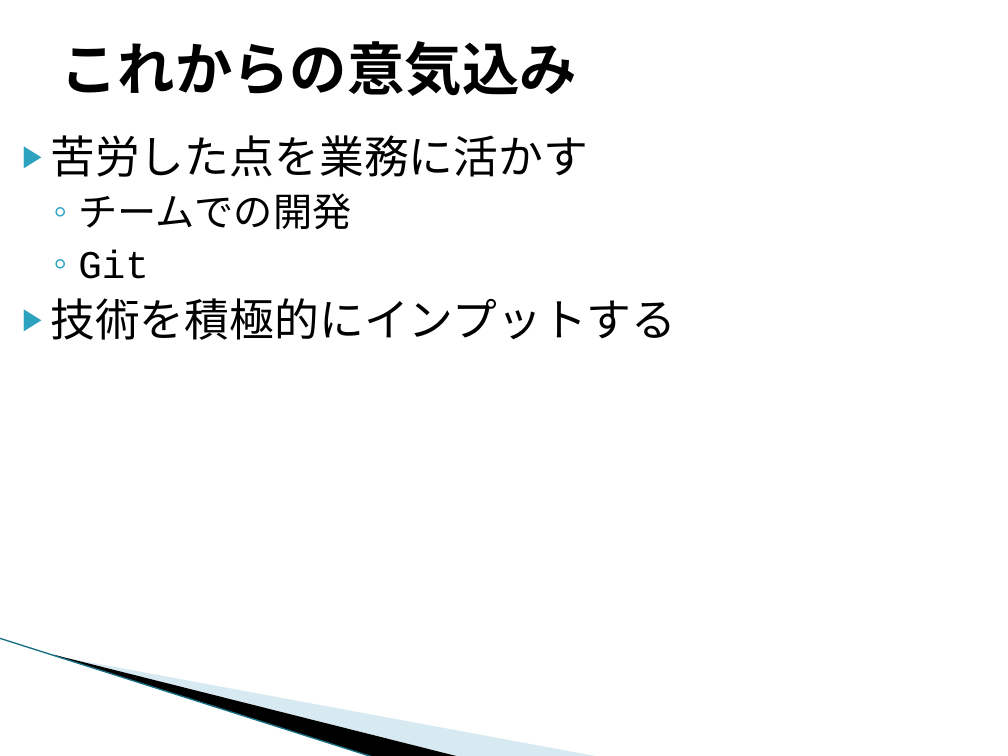
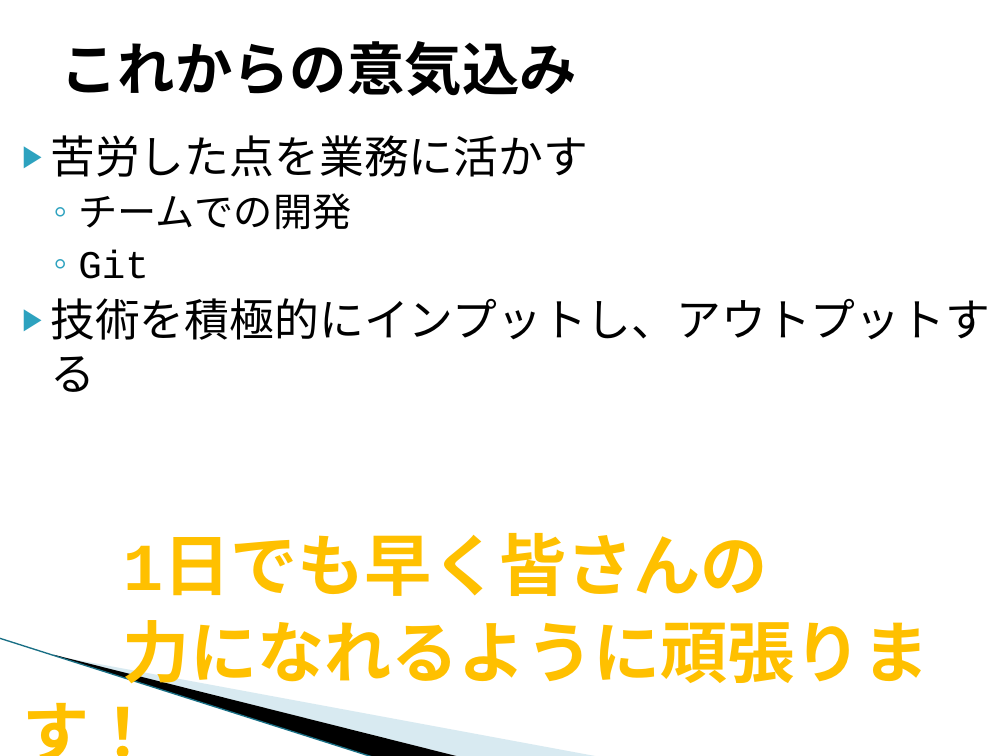
Before and after one commit to java201710/java, a slide deck: slide 5 of 99_チーム内打合せ用（総合演習）/成果発表会_個人発表作成内容 _香川.pptx. Drawn at 1008x756 pixels with LibreOffice and Linux fonts; fonts in the diff are those of the drawing; background and template pictures are left out. Boxes give left, top, right and bottom in pixels: in the first picture for what was removed or moved away, otherwise in the second. Text is boxed around its words. In the diff, an @@ line names an element or a change of style, - is before the commit and + after.

Commit message:
ss

```diff
--- a/99_チーム内打合せ用（総合演習）/成果発表会_個人発表作成内容 _香川.pptx
+++ b/99_チーム内打合せ用（総合演習）/成果発表会_個人発表作成内容 _香川.pptx
@@ text at <box>50,298,990,693</box>: text changed; size 32 to 48 pt; text colour #000000 to #FFC000; bold on @@
-▶ 技術を積極的にインプットする
+▶ 技術を積極的にインプットし、アウトプットする
+1日でも早く皆さんの
+力になれるように頑張ります！
```
